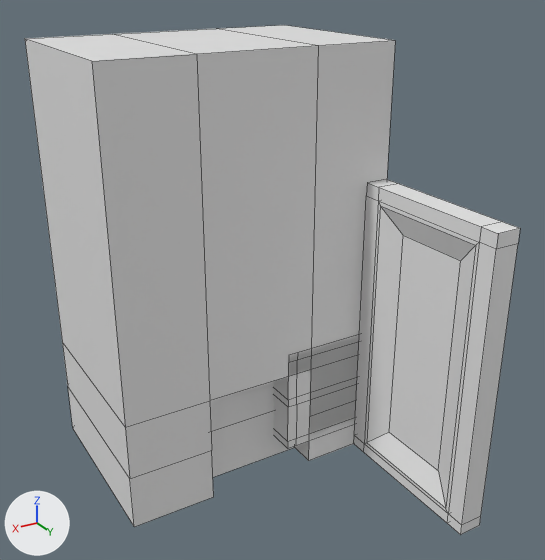
The Blender file Bumpy Cat Home/Blender/Isabella Models .blend, before and after one commit.
Before and after are seen from a 50 mm lens placed at (3.29, 3.95, 3.55), pointed at (0.9, -0.04, 1.56). The axes (+X, +Y, +Z) are drawn at lower left. The lights are the same throughout. The older version comes first. Mesh edges are drawn as thin lines. The same objects are shown in both versions, whatever each file hides. Materials are left out; every surface is plain grey.

The first picture shows 'Door', 'Nightstand', 'Speaker'.
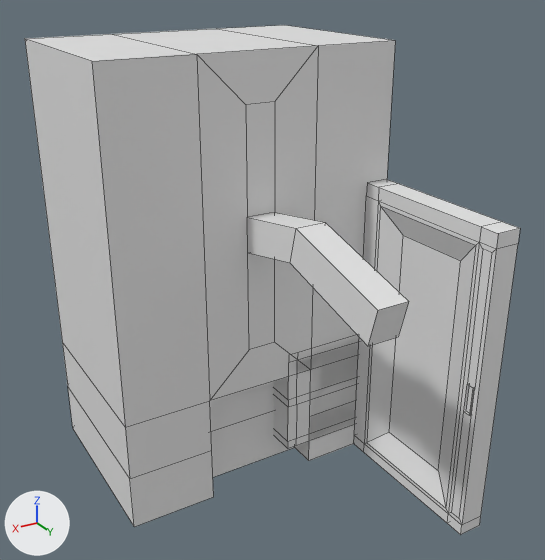
Edits to the bpy script that builds the scene:
```text
Change me_cube_010:
    used by ob_door; location = (0.0, 0.0, 0.0)
    remove me_cube_010.from_pydata(...)  # 48 vertices, 52 faces; spans x 0.0..0.17, y 0.0..1.19, z 0.0..2.13
    add me_cube_010.from_pydata(...)  # 72 vertices, 71 faces, 1 loose edge; spans x 0.0..0.17, y 0.0..1.19, z 0.0..2.13
    me_cube_010 part 1
    1 face is deleted
    14 vertices are added at x 0.15..0.17, y 1.09..1.16, z 0.11..2.01
    10 new vertices lie (0.0, 0.0, 0.2) away from vertices in x 0.15..0.17, y 1.09..1.16, z 0.91
    1 loose edge is added
    20 new faces join them
Change me_cube_004:
    used by ob_speaker; location = (0.0, 0.0, 0.0); scale = (2.0, 2.0, 2.0)
    remove me_cube_004.from_pydata(...)  # 50 vertices, 47 faces; spans x 0.0..1.01, y -0.74..0.0, z 0.0..1.53
    add me_cube_004.from_pydata(...)  # 66 vertices, 61 faces; spans x 0.0..1.01, y -0.74..0.66, z 0.0..1.53
    me_cube_004 part 2
    1 face is deleted
    8 vertices are added at x 0.45, y 0.0..0.66, z 0.55..1.37
    8 new vertices lie (0.1, 0.0, 0.0) away from vertices in x 0.45, y 0.0..0.66, z 0.55..1.37
    15 new faces join them
```

What differs and where, as boxes (x1, y1, x2, y2) in the pictures (545 x 560 px):
'Speaker', reshaped: before (25, 25, 395, 527); after (25, 25, 409, 527)
part 1 of me_cube_010, cut back: (448, 242, 496, 525) in both
part 2 of me_cube_004, built on: before (197, 46, 318, 401); after (197, 46, 409, 401)
